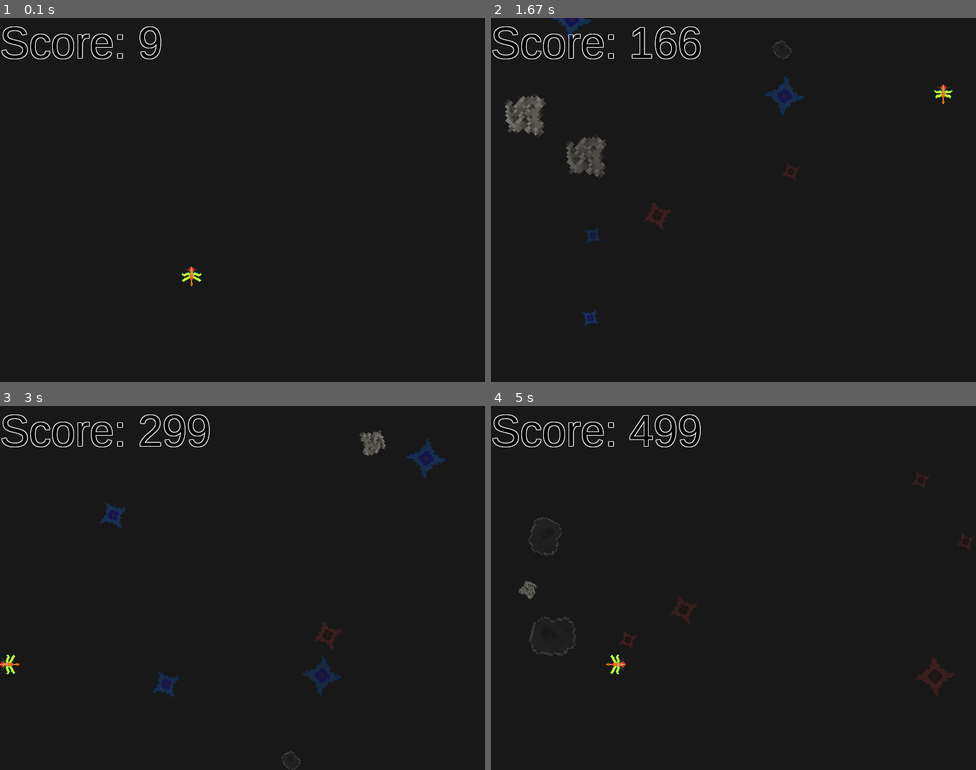
Above: before the commit, frames 1-4 (two rows, left to right).
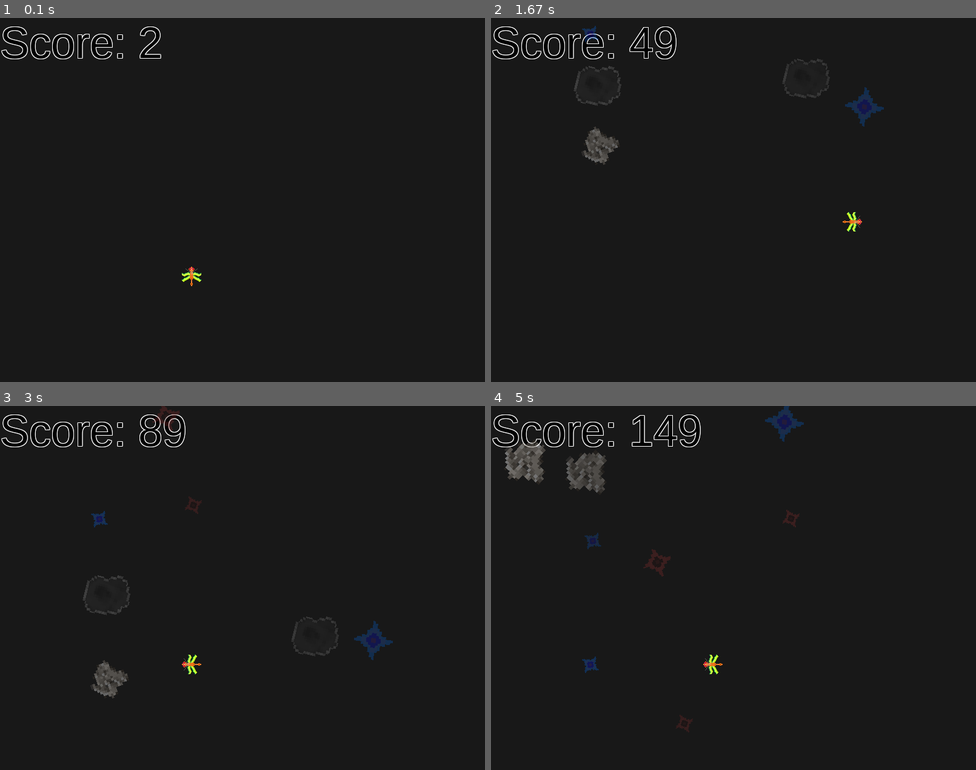
Above: after the commit, the same moments.

Repository: bpurkuti/Acrid-Dragonfly
Game: pygame game, started from main.py
Two runs of this game, one before a commit and one after it. Both use one fixed random seed, a clock stepped at 60 frames per second and the inputs below.
Inputs:
- Up to frame 1 (0.1 s): no input
- Up to frame 2 (1.67 s): hold Right 0.33-0.8 s; hold Up 0.83-1.13 s; hold Right 1.17-1.63 s
- Up to frame 3 (3 s): hold Left 1.67-2.2 s; hold Down 2.23-2.53 s; hold Left 2.57-2.97 s
- Up to frame 4 (5 s): hold Up 3-3.37 s; hold Right 3.4-4.03 s; hold Down 4.07-4.43 s; hold Left 4.47-4.93 s; hold Right from 4.97 s (still down)

The runs differ from the first frame. In frame 1, 0.1% of the frame differs, in the area x 28-34%, y 2-12%; in frame 2, 3.4%, in the area x 2-96%, y 0-85%; in frame 3, 2.9%; in frame 4, 3.2%.

Commit message:
with the song main ...

Diff:
--- a/main.py
+++ b/main.py
@@ -13,7 +13,7 @@
 pygame.init()
 
 pygame.mixer.init()
-pygame.mixer.music.load('Space2.mp3')
+pygame.mixer.music.load('BackSound.mp3')
 pygame.mixer.music.set_volume(0.2) # volume of the son
 pygame.mixer.music.play(-1)
 
@@ -38,7 +38,7 @@
 running = True
 while running:
     #FPS
-    clock.tick(100)
+    clock.tick(30)
 
     screen.fill((24,24,24))
 
